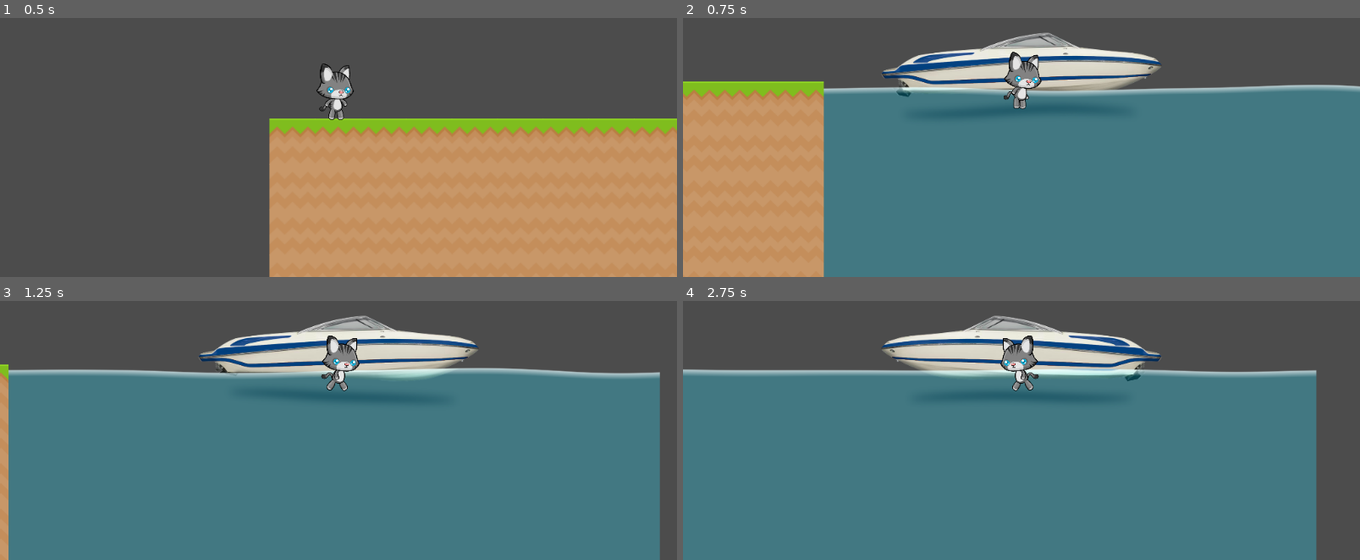
Above: before the commit, frames 1-4 (two rows, left to right).
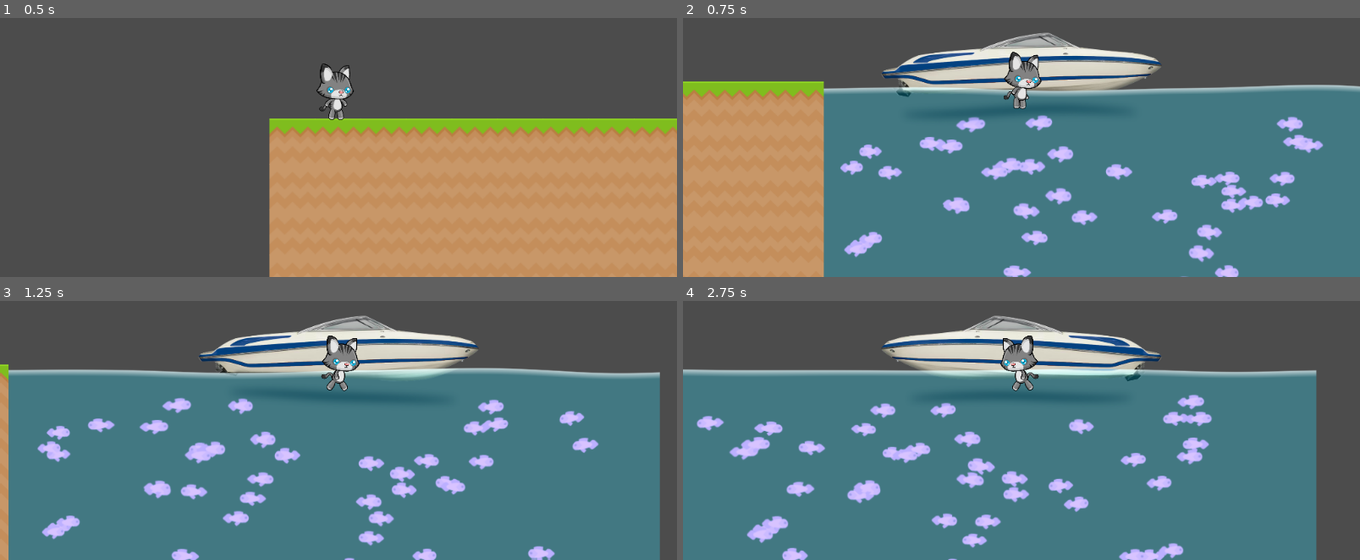
Above: after the commit, the same moments.

Repository: randerson218/Catastrophe
Game: Godot game, scene res://FirstLevel.tscn
Two runs of this game, one before a commit and one after it. Both use one fixed random seed, a clock stepped at 60 frames per second and the inputs below. The engine's default icon, where the game draws it, is replaced by a stand-in: a white triangle on a blue panel in a dark square.
Inputs:
- Up to frame 1 (0.5 s): no input
- Up to frame 2 (0.75 s): hold D (move_right) from 0.53 s (still down); tap E (interact_key) at 0.6 s
- Up to frame 3 (1.25 s): keep holding D (move_right); tap W (jump) at 0.77 s
- Up to frame 4 (2.75 s): tap E (interact_key) at 1.35, 2.1 s; tap W (jump) at 1.52 s; release D (move_right) at 2.03 s; hold A (move_left) from 2.03 s (still down)

Frame 1 is identical in both runs. In frame 2, 4.8% of the frame differs, in the area x 23-95%, y 37-100%; in frame 3, 5.1%; in frame 4, 5.4%, in the area x 2-79%, y 36-100%.

Commit message:
Added fish spawning and swimming

Diff:
--- a/FirstLevel.tscn
+++ b/FirstLevel.tscn
@@ -51,6 +51,8 @@
 [ext_resource path="res://icon.png" type="Texture" id=49]
 [ext_resource path="res://scripts/Boat.gd" type="Script" id=50]
 [ext_resource path="res://resources/blank_tile.png" type="Texture" id=51]
+[ext_resource path="res://scripts/Main.gd" type="Script" id=52]
+[ext_resource path="res://resources/fish_scenes/Fish.tscn" type="PackedScene" id=53]
 
 [sub_resource type="RectangleShape2D" id=24]
 extents = Vector2( 150, 212.5 )
@@ -96,7 +98,7 @@
 points = PoolVector2Array( 70, 69.9688, 0, 69.9688, 0, 48.6563, 70, 48.6563 )
 
 [sub_resource type="ConvexPolygonShape2D" id=27]
-points = PoolVector2Array( 0, 0, 70, 0, 70, 70, 0, 70 )
+points = PoolVector2Array( 66, 0, 70, 0, 70, 70, 66, 70 )
 
 [sub_resource type="ConvexPolygonShape2D" id=13]
 points = PoolVector2Array( 0, 0, 70, 0, 70, 70, 0, 70 )
@@ -450,10 +452,17 @@
 shader_param/sprite_scale = Vector2( 7.5, 5.5 )
 shader_param/scale_x = 0.67
 
+[sub_resource type="Curve2D" id=28]
+_data = {
+"points": PoolVector2Array( 0, 0, 0, 0, 560, 80, 0, 0, 0, 0, 1544, 88, 0, 0, 0, 0, 1544, 480, 0, 0, 0, 0, 560, 480, 0, 0, 0, 0, 560, 80 )
+}
+
 [node name="Node2D" type="Node2D"]
+script = ExtResource( 52 )
 __meta__ = {
 "_edit_horizontal_guides_": [  ]
 }
+fish_scene = ExtResource( 53 )
 
 [node name="Player" type="KinematicBody2D" parent="."]
 position = Vector2( 40, 16 )
@@ -480,7 +489,7 @@
 drag_margin_bottom = 0.0
 editor_draw_drag_margin = true
 
-[node name="TileMap" type="TileMap" parent="."]
+[node name="Map" type="TileMap" parent="."]
 position = Vector2( -64, -488 )
 z_index = -1
 tile_set = SubResource( 10 )
@@ -512,3 +521,20 @@
 scale = Vector2( 15.6875, 6.39062 )
 z_index = -2
 texture = ExtResource( 49 )
+
+[node name="FishPath" type="Path2D" parent="."]
+curve = SubResource( 28 )
+
+[node name="FishSpawnLocation" type="PathFollow2D" parent="FishPath"]
+position = Vector2( 560, 80 )
+rotation = 0.00812998
+
+[node name="StartTimer" type="Timer" parent="."]
+wait_time = 2.0
+one_shot = true
+
+[node name="MobTimer" type="Timer" parent="."]
+wait_time = 0.25
+
+[connection signal="timeout" from="StartTimer" to="." method="_on_StartTimer_timeout"]
+[connection signal="timeout" from="MobTimer" to="." method="_on_MobTimer_timeout"]
--- /dev/null
+++ b/resources/fish_scenes/Fish.gd
@@ -0,0 +1,23 @@
+extends RigidBody2D
+
+export var speed = 50
+export var swimming_right = true
+
+# Called when the node enters the scene tree for the first time.
+func _ready():
+	$AnimatedSprite.playing = true
+	var mob_types = $AnimatedSprite.frames.get_animation_names()
+	$AnimatedSprite.animation = mob_types[randi() % mob_types.size()]
+
+
+
+func _on_VisibilityNotifier2D_screen_exited():
+	queue_free()
+
+func _process(delta):
+	if swimming_right:
+		self.position.x += speed * delta
+		$AnimatedSprite.flip_h = false
+	else:
+		self.position.x -= speed * delta
+		$AnimatedSprite.flip_h = true
--- /dev/null
+++ b/resources/fish_scenes/Fish.tscn
@@ -0,0 +1,32 @@
+[gd_scene load_steps=5 format=2]
+
+[ext_resource path="res://resources/fishTile_074.png" type="Texture" id=1]
+[ext_resource path="res://resources/fish_scenes/Fish.gd" type="Script" id=2]
+
+[sub_resource type="CapsuleShape2D" id=1]
+
+[sub_resource type="SpriteFrames" id=2]
+animations = [ {
+"frames": [ ExtResource( 1 ) ],
+"loop": true,
+"name": "default",
+"speed": 5.0
+} ]
+
+[node name="Fish" type="RigidBody2D"]
+z_index = -5
+collision_mask = 0
+gravity_scale = 0.0
+script = ExtResource( 2 )
+__meta__ = {
+"_edit_group_": true
+}
+
+[node name="CollisionShape2D" type="CollisionShape2D" parent="."]
+rotation = 1.5708
+shape = SubResource( 1 )
+
+[node name="AnimatedSprite" type="AnimatedSprite" parent="."]
+frames = SubResource( 2 )
+
+[node name="VisibilityNotifier2D" type="VisibilityNotifier2D" parent="."]
--- /dev/null
+++ b/scripts/Main.gd
@@ -0,0 +1,72 @@
+extends Node2D
+
+export(PackedScene) var fish_scene
+
+var random = RandomNumberGenerator.new()
+var water_left = 0
+var water_right = 0
+
+func _ready():
+	randomize()
+	new_game()
+	water_left = $Water.position.x/2
+	water_right = $Water.position.x/2 + $Water.texture.get_width() * $Water.scale.x
+
+
+func _process(delta):
+	var allfish = get_tree().get_nodes_in_group("fish")
+
+	for fish in allfish:
+		if fish.position.x <= water_left + 100:
+			fish.swimming_right = true
+		if fish.position.x >= water_right:
+			fish.queue_free()
+
+
+func game_over():
+	$MobTimer.stop()
+
+func new_game():
+	$StartTimer.start()
+	var fish_spawned = 0
+	while fish_spawned < 50:
+		spawn_fish()
+		fish_spawned +=1
+
+
+func spawn_fish():
+	# Create a new instance of the Mob scene.
+	var mob = fish_scene.instance()
+
+	mob.add_to_group("fish")
+
+	if get_tree().get_nodes_in_group("fish").size() < 50:
+		# Choose a random location on Path2D.
+		#var mob_spawn_location = get_node("FishPath/FishSpawnLocation")
+		var mob_spawn_location = Vector2($Water.position.x,$Water.position.y)
+
+		#var mob_spawn_location_offset = Vector2(randf_range(-1*$Water.get_rect()[2,0],$Water.get_rect()[2,1]),randf_range(0,120))
+		var water_width = ($Water.texture.get_width() * $Water.scale.x)
+		var water_height = ($Water.texture.get_height() * $Water.scale.y)
+
+		var width_offset = random.randf_range(-water_width/2,water_width/2)
+		var height_offset = random.randf_range((-water_height/2)+50,(water_height/2)-50)
+
+		# Set the mob's position to a random location
+		mob.position = mob_spawn_location + Vector2(width_offset,height_offset)
+
+		var rand_direction = random.randi_range(0,100)
+		if rand_direction > 50:
+			mob.swimming_right = true
+		else:
+			mob.swimming_right = false
+
+
+		# Spawn the mob by adding it to the Main scene.
+		add_child(mob)
+
+func _on_StartTimer_timeout():
+	$MobTimer.start()
+
+func _on_MobTimer_timeout():
+	spawn_fish()
Not shown: 1 places in FirstLevel.tscn that only renumber resources
Binary file added: resources/fishTile_074.png
Not shown, added: resources/fishTile_074.png.import
